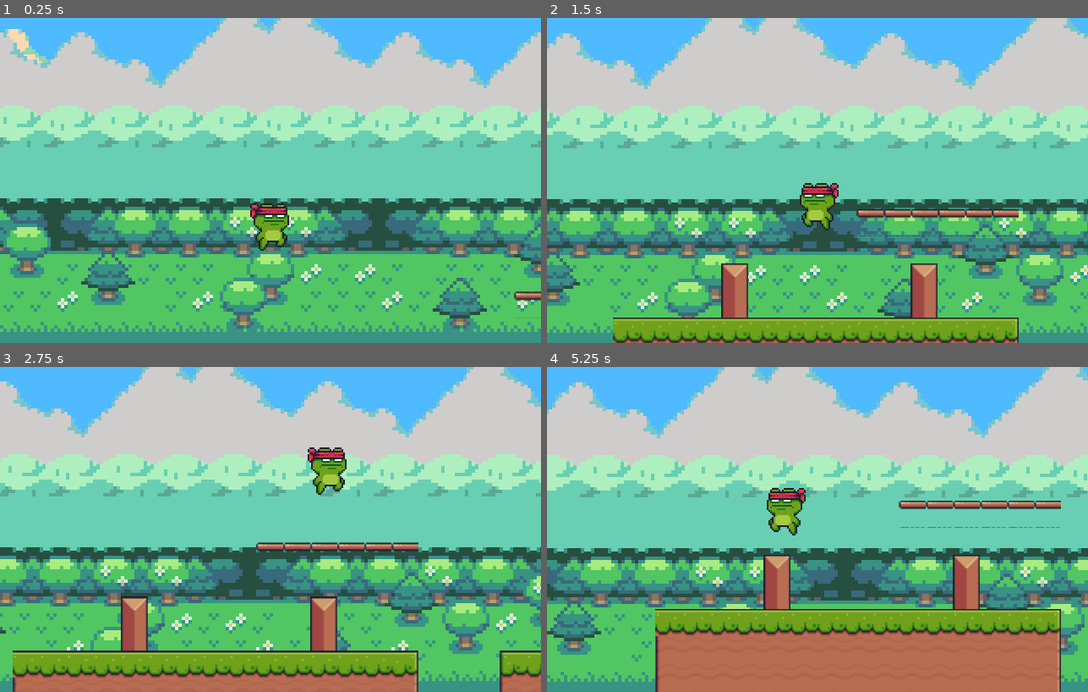
Above: before the commit, frames 1-4 (two rows, left to right).
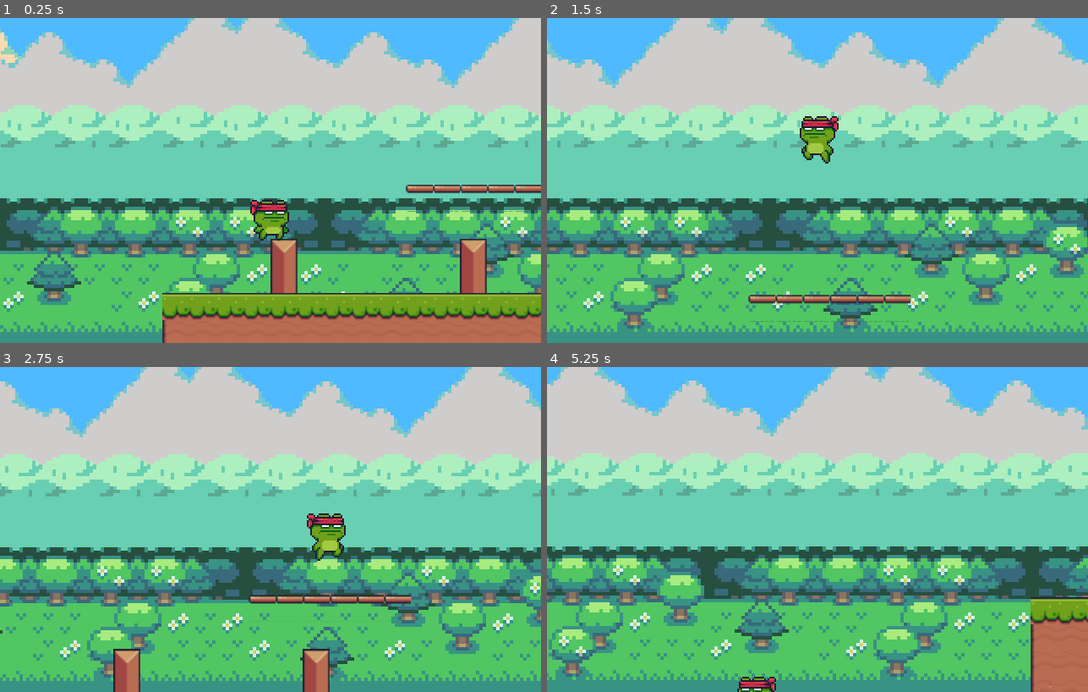
Above: after the commit, the same moments.

Repository: tiagoskaterock/godot-pixel-adventure-2d
Game: Godot game, scene res://Levels/Level_01.tscn
Two runs of this game, one before a commit and one after it. Both use one fixed random seed, a clock stepped at 60 frames per second and the inputs below.
Inputs:
- Up to frame 1 (0.25 s): no input
- Up to frame 2 (1.5 s): hold D (move_right) 0.53-1.28 s; hold Keypad 2 (jump) 0.53-1.28 s; hold A (move_left) from 1.28 s (still down); tap Keypad 2 (jump) at 1.35 s
- Up to frame 3 (2.75 s): tap Keypad 2 (jump) at 1.52, 1.82 s; release A (move_left) at 2.03 s; hold D (move_right) from 2.03 s (still down); hold Keypad 2 (jump) from 2.03 s (still down)
- Up to frame 4 (5.25 s): release Keypad 2 (jump) at 2.78 s; tap Keypad 2 (jump) at 2.85, 3.02, 3.32, 4.35, 4.52, 4.82 s; release D (move_right) at 3.53 s; hold Keypad 2 (jump) 3.53-4.28 s; hold A (move_left) from 3.53 s (still down); hold Keypad 2 (jump) from 5.03 s (still down)

The runs differ from the first frame. In frame 1, 36% of the frame differs, in the area x 0-100%, y 0-100%; in frame 2, 35%; in frame 3, 27%; in frame 4, 52%.

Commit message:
https://www.youtube.com/watch?v=r28Ovl8qPlA&list=PL-oJEh-N3A3Qis2H0Mi-_jaq1c5oFd2Ty&index=8 - #08 - Tutorial Godot - Jogo de Plataforma 2D - Itens Coletáveis

Diff:
--- /dev/null
+++ b/Levels/FallZone.gd
@@ -0,0 +1,5 @@
+extends Area2D
+
+func _on_FallZone_body_entered(body):
+	if body.name == 'Player':
+		get_tree().reload_current_scene()
--- /dev/null
+++ b/Levels/FallZone.tscn
@@ -0,0 +1,19 @@
+[gd_scene load_steps=3 format=2]
+
+[ext_resource path="res://Levels/FallZone.gd" type="Script" id=1]
+
+[sub_resource type="RectangleShape2D" id=1]
+extents = Vector2( 256, 10 )
+
+[node name="FallZone" type="Area2D"]
+position = Vector2( 144, 80 )
+script = ExtResource( 1 )
+__meta__ = {
+"_edit_group_": true
+}
+
+[node name="CollisionShape2D" type="CollisionShape2D" parent="."]
+position = Vector2( 16, 0 )
+shape = SubResource( 1 )
+
+[connection signal="body_entered" from="." to="." method="_on_FallZone_body_entered"]
--- a/Levels/Level_01.tscn
+++ b/Levels/Level_01.tscn
@@ -7,6 +7,7 @@
 [ext_resource path="res://Seasonal Tilesets/1 - Grassland/Background parts/5 - Sky_color.png" type="Texture" id=5]
 [ext_resource path="res://Seasonal Tilesets/1 - Grassland/Background parts/2 - Hills.png" type="Texture" id=6]
 [ext_resource path="res://Seasonal Tilesets/1 - Grassland/Background parts/4 - Cloud_cover_2.png" type="Texture" id=7]
+[ext_resource path="res://Levels/FallZone.tscn" type="PackedScene" id=8]
 
 [sub_resource type="Shader" id=1]
 code = "shader_type canvas_item;
@@ -28,9 +29,10 @@
 [node name="Level_01" type="Node2D"]
 
 [node name="TileMap" parent="." instance=ExtResource( 2 )]
-tile_data = PoolIntArray( 262153, 43, 0, 262154, 43, 0, 262155, 43 …(1823 unchanged characters)…
+tile_data = PoolIntArray( -1376239, 14, 0, -1376238, 14, 0, -1376237, 14, 0, -1376236, 14, 0, -1376235, 14, 0, -1376234, 14, 0, -1376233, 14, 0, -1376232, 14, 0, 262153, 43, 0, 262154, 43, 0, 262155, 43 …(1823 unchanged characters)…
 
 [node name="Player" parent="." instance=ExtResource( 1 )]
+position = Vector2( 64, 48 )
 collision_mask = 14
 
 [node name="ParallaxBackground" type="ParallaxBackground" parent="."]
@@ -91,3 +93,14 @@
 texture = ExtResource( 3 )
 centered = false
 offset = Vector2( 0, -110 )
+
+[node name="FallZoneGroup" type="Node" parent="."]
+
+[node name="FallZone" parent="FallZoneGroup" instance=ExtResource( 8 )]
+position = Vector2( 0, 377 )
+
+[node name="FallZone2" parent="FallZoneGroup" instance=ExtResource( 8 )]
+position = Vector2( 512, 374 )
+
+[node name="FallZone3" parent="FallZoneGroup" instance=ExtResource( 8 )]
+position = Vector2( 1024, 374 )
--- a/Player/Player.gd
+++ b/Player/Player.gd
@@ -3,16 +3,23 @@
 var velocity = Vector2.ZERO
 var move_speed = 200
 var gravity = 1200
-var jump_force = 350
+var jump_force = 450
 var move_direction
+var terminal_velocity = 500
 onready var raycasts = $RaycastsGroup
 
 
 func _physics_process(delta):
+	if is_player_on_ground(): velocity.y = 0
 	check_move_direction()
 	check_jump()
 	check_animation()
+	check_terminal_velocity()
 	move(delta)
+
+
+func check_terminal_velocity():
+	if velocity.y > terminal_velocity: velocity.y = terminal_velocity
 
 
 func check_move_direction():
--- a/Player/Player.tscn
+++ b/Player/Player.tscn
@@ -273,5 +273,6 @@
 
 [node name="Camera2D" type="Camera2D" parent="."]
 current = true
+limit_bottom = 200
 limit_smoothed = true
 smoothing_enabled = true
Not shown: 1 places in Levels/Level_01.tscn that only renumber resources
